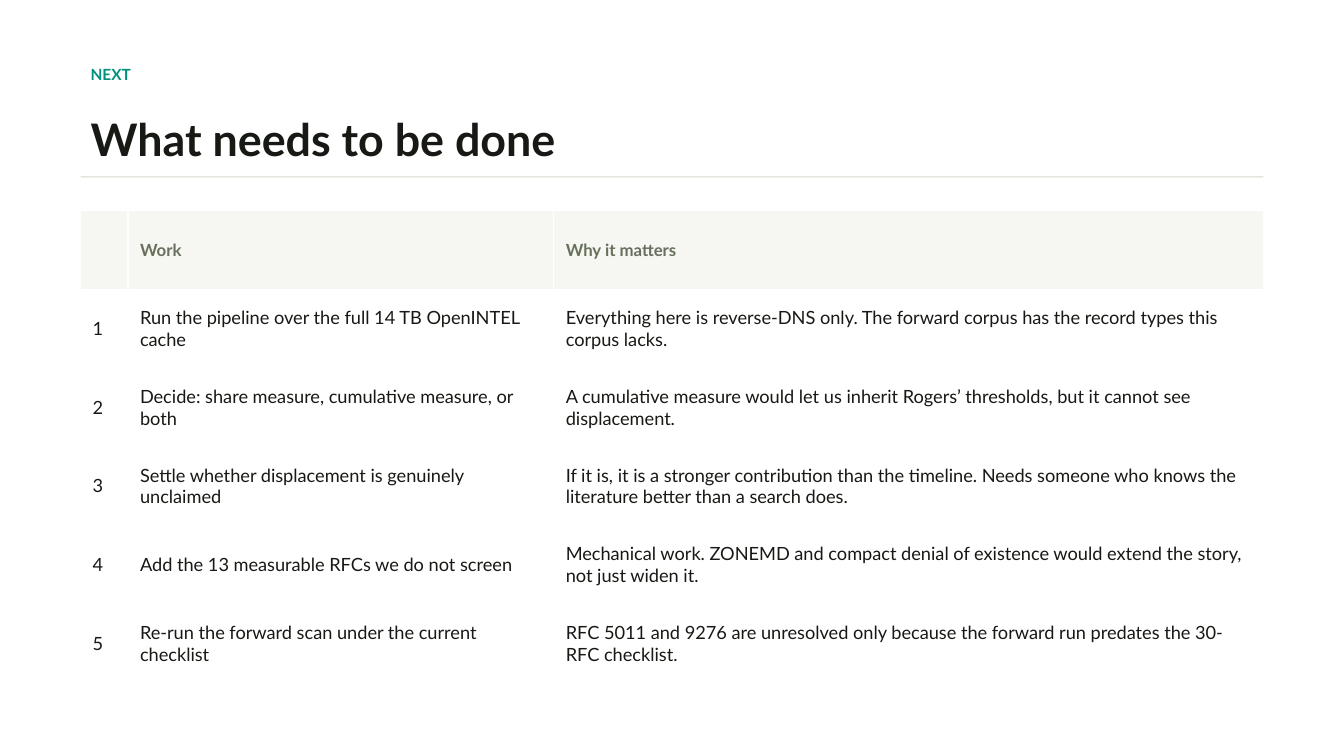
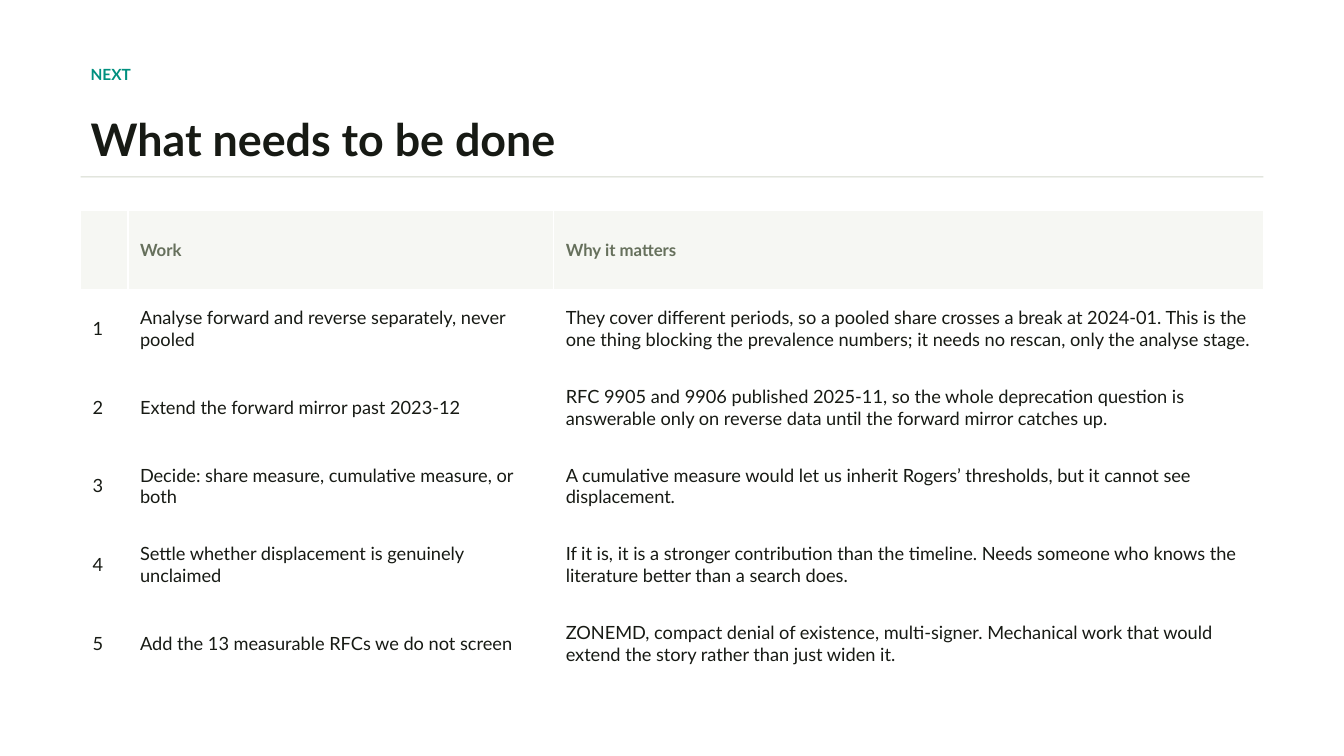
Before and after one commit to j776w781/rfc_adoption, a slide deck: slide 15 of out/analysis/dnssec_framework.pptx. Drawn at 1344x756 pixels with LibreOffice and Linux fonts; fonts in the diff are those of the drawing. Boxes give left, top, right and bottom in pixels: in the first picture for what was removed or moved away, otherwise in the second. Text is boxed around its words. In the diff, an @@ line names an element or a change of style, - is before the commit and + after.

```diff
--- a/out/analysis/dnssec_framework.pptx
+++ b/out/analysis/dnssec_framework.pptx
@@ table at box(81, 211, 1263, 683) @@
-row 2, column 2: Run the pipeline over the full 14 TB OpenINTEL cache
+row 2, column 2: Analyse forward and reverse separately, never pooled
-row 2, column 3: Everything here is reverse-DNS only. The forward corpus has the record types this corpus lacks.
+row 2, column 3: They cover different periods, so a pooled share crosses a break at 2024-01. This is the one thing blocking the prevalence numbers; it needs no rescan, only the analyse stage.
-row 3, column 2: Decide: share measure, cumulative measure, or both
+row 3, column 2: Extend the forward mirror past 2023-12
-row 3, column 3: A cumulative measure would let us inherit Rogers’ thresholds, but it cannot see displacement.
+row 3, column 3: RFC 9905 and 9906 published 2025-11, so the whole deprecation question is answerable only on reverse data until the forward mirror catches up.
-row 4, column 2: Settle whether displacement is genuinely unclaimed
+row 4, column 2: Decide: share measure, cumulative measure, or both
-row 4, column 3: If it is, it is a stronger contribution than the timeline. Needs someone who knows the literature better than a search does.
+row 4, column 3: A cumulative measure would let us inherit Rogers’ thresholds, but it cannot see displacement.
-row 5, column 2: Add the 13 measurable RFCs we do not screen
+row 5, column 2: Settle whether displacement is genuinely unclaimed
-row 5, column 3: Mechanical work. ZONEMD and compact denial of existence would extend the story, not just widen it.
+row 5, column 3: If it is, it is a stronger contribution than the timeline. Needs someone who knows the literature better than a search does.
-row 6, column 2: Re-run the forward scan under the current checklist
+row 6, column 2: Add the 13 measurable RFCs we do not screen
-row 6, column 3: RFC 5011 and 9276 are unresolved only because the forward run predates the 30-RFC checklist.
+row 6, column 3: ZONEMD, compact denial of existence, multi-signer. Mechanical work that would extend the story rather than just widen it.
```
Also in this commit, not shown: 6 other slides changed, 2 other files.
